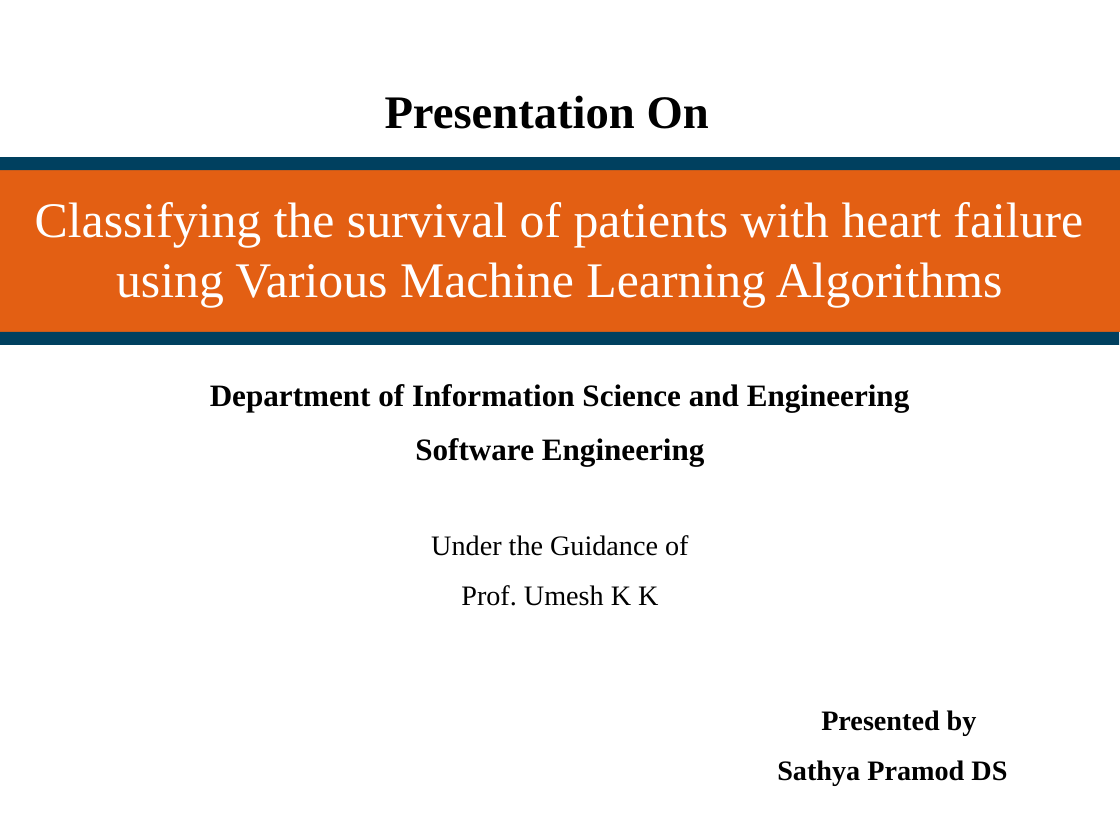
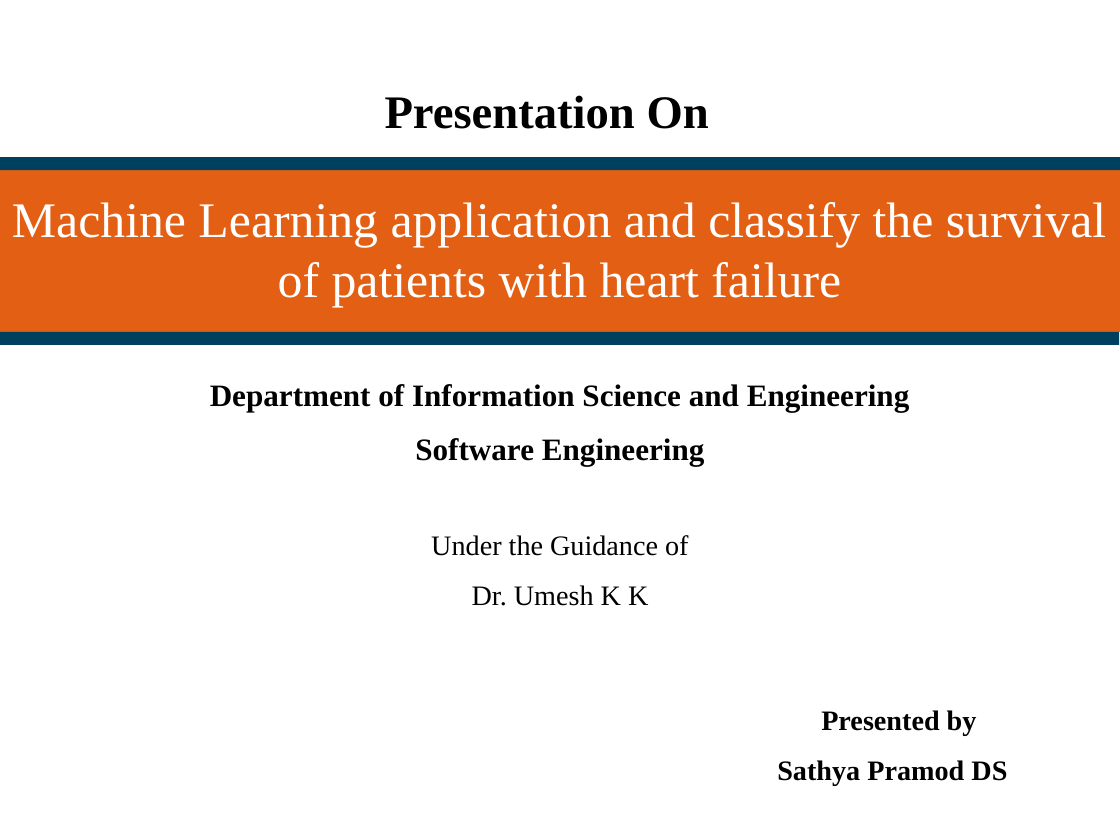
Before and after one commit to sathyapramod/ml-heart-survial, a slide deck: slide 1 of SathyaPramod.pptx. Drawn at 1120x840 pixels with LibreOffice and Linux fonts; fonts in the diff are those of the drawing; background and template pictures are left out. Boxes give left, top, right and bottom in pixels: in the first picture for what was removed or moved away, otherwise in the second. Text is boxed around its words. In the diff, an @@ line names an element or a change of style, - is before the commit and + after.

```diff
--- a/SathyaPramod.pptx
+++ b/SathyaPramod.pptx
@@ title at box(12, 202, 1106, 307): text changed @@
-Classifying the survival of patients with heart failure
-using Various Machine Learning Algorithms
+Machine Learning application and classify the survival of patients with heart failure
@@ subtitle at box(472, 585, 648, 606): text changed @@
-Prof. Umesh K K
+Dr. Umesh K K
```
Also in this commit, not shown: 7 other slides changed, 4 slides added, 3 slides removed, 1 other file.
